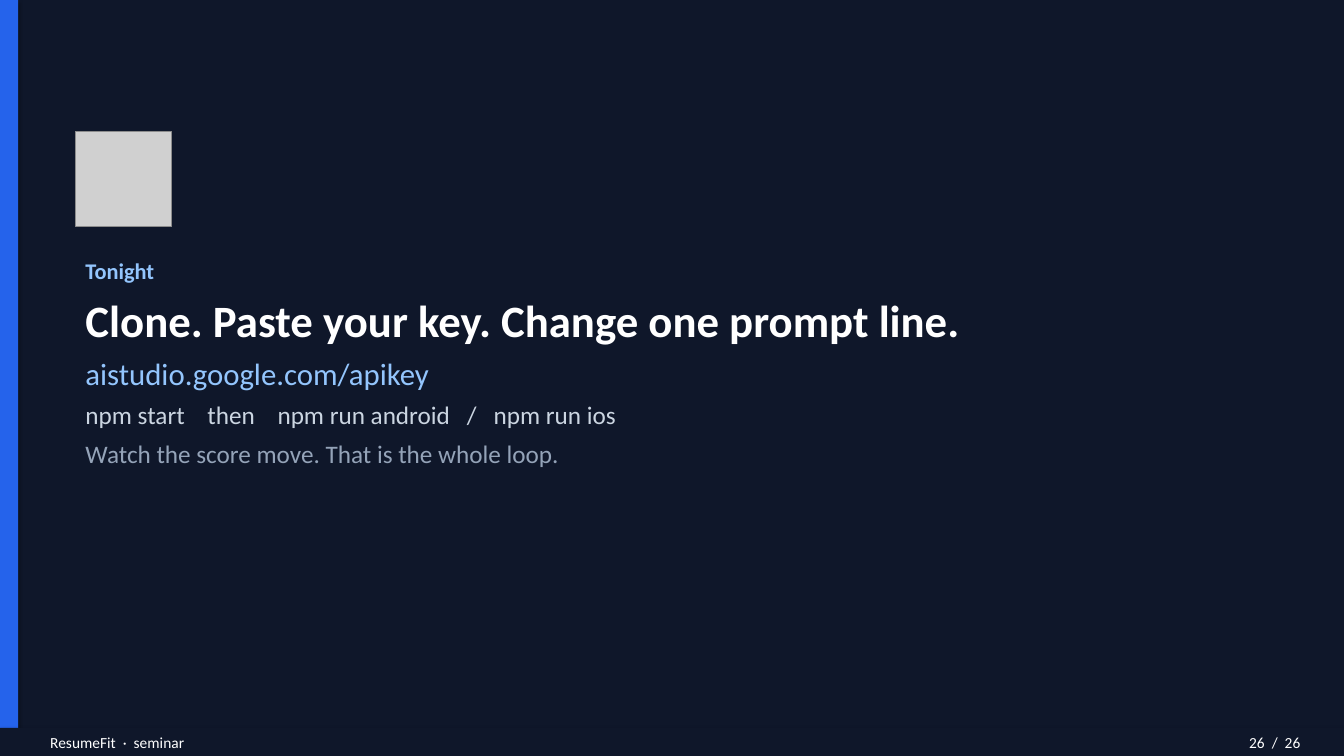
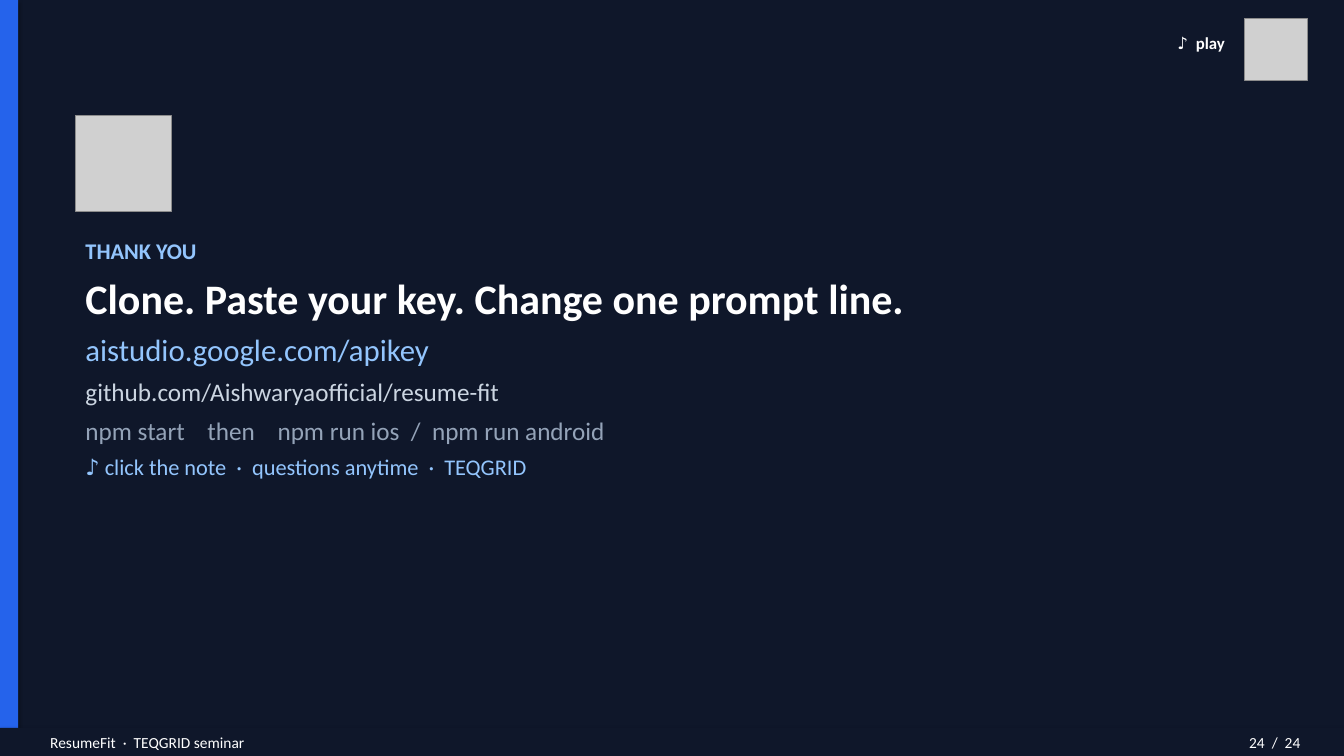
Before and after one commit to Aishwaryaofficial/resume-fit, a slide deck: slide 24 of ResumeFit-Seminar.pptx (slide 26 before the commit). Drawn at 1344x756 pixels with LibreOffice and Linux fonts; fonts in the diff are those of the drawing; grey boxes stand for pictures. Boxes give left, top, right and bottom in pixels: in the first picture for what was removed or moved away, otherwise in the second. Text is boxed around its words. In the diff, an @@ line names an element or a change of style, - is before the commit and + after.

```diff
--- a/ResumeFit-Seminar.pptx
+++ b/ResumeFit-Seminar.pptx
@@ picture added at [1245, 18, 1308, 81] @@
@@ text added at [1196, 37, 1225, 52], 12 pt, text #FFFFFF, bold @@
+♪ play
@@ picture: place and size @@
-picture at [76, 131, 171, 227]
+picture at [76, 116, 171, 212]
@@ text "THANK YOU": place and size @@
-text "THANK YOU" at [85, 263, 959, 467]
+text "THANK YOU" at [85, 244, 903, 479]
@@ text at [85, 244, 196, 259]: text changed @@
-Tonight
+THANK YOU
@@ text at [85, 284, 903, 321]: size 32 to 30 pt in "Clone. Paste your key. Change one prompt ..." @@
@@ text at [85, 383, 604, 479]: text changed; text colour #94A3B8 to #CBD5E1 @@
-npm start then npm run android / npm run ios
-Watch the score move. That is the whole loop.
+github.com/Aishwaryaofficial/resume-fit
+npm start then npm run ios / npm run android
+♪ click the note · questions anytime · TEQGRID
@@ text at [50, 737, 244, 750]: text changed @@
-ResumeFit · seminar
+ResumeFit · TEQGRID seminar
@@ text at [1249, 738, 1301, 748]: text changed @@
-26 / 26
+24 / 24
```
Also in this commit, not shown: 11 other slides changed, 12 slides added, 14 slides removed, 3 other files.
